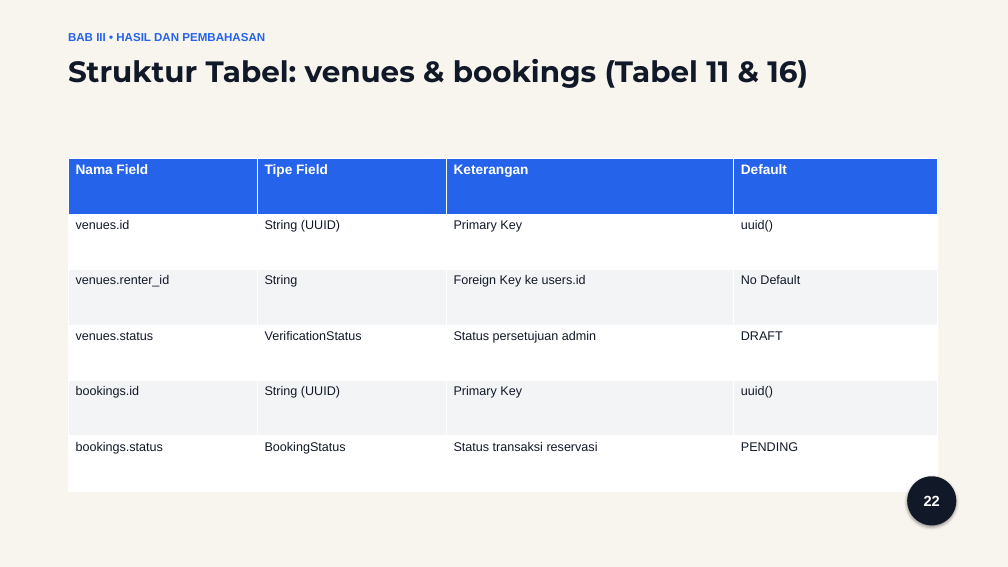
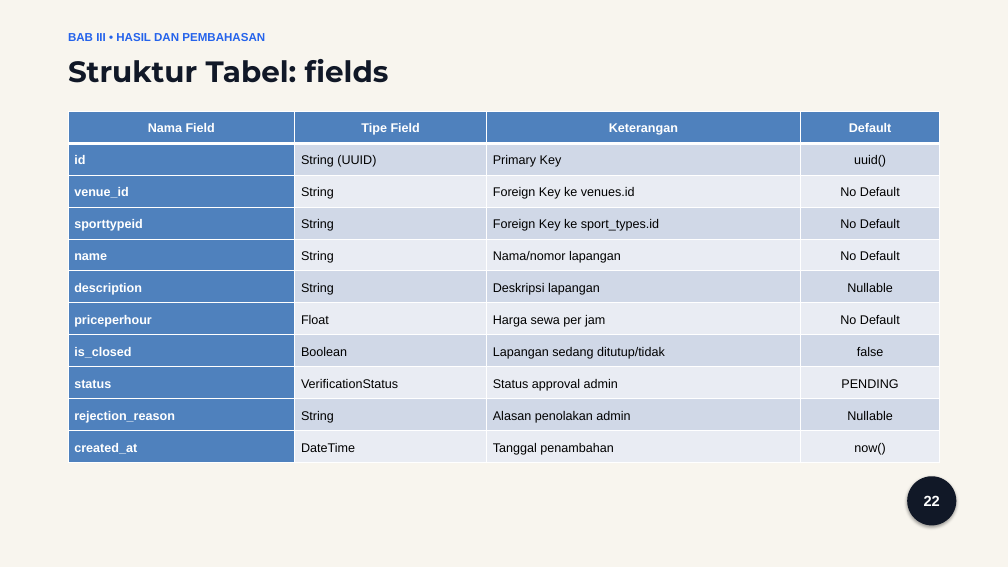
Before and after one commit to ztzrk/fieldmax, a slide deck: slide 22 of obsidian/Fieldmax/Presentasi_Seminar_Hasil_FieldMax.pptx. Drawn at 1008x567 pixels with LibreOffice and Linux fonts; fonts in the diff are those of the drawing. Boxes give left, top, right and bottom in pixels: in the first picture for what was removed or moved away, otherwise in the second. Text is boxed around its words. In the diff, an @@ line names an element or a change of style, - is before the commit and + after.

```diff
--- a/obsidian/Fieldmax/Presentasi_Seminar_Hasil_FieldMax.pptx
+++ b/obsidian/Fieldmax/Presentasi_Seminar_Hasil_FieldMax.pptx
@@ text at [68, 59, 389, 83]: text changed @@
-Struktur Tabel: venues & bookings (Tabel 11 & 16)
+Struktur Tabel: fields
@@ table at [68, 111, 941, 463] @@
-row 2: venues.id | String (UUID) | Primary Key | uuid()
-row 3: venues.renter_id | String | Foreign Key ke users.id | No Default
-row 4: venues.status | VerificationStatus | Status persetujuan admin | DRAFT
-row 5: bookings.id | String (UUID) | Primary Key | uuid()
-row 6: bookings.status | BookingStatus | Status transaksi reservasi | PENDING
+row 2: id | String (UUID) | Primary Key | uuid()
+row 3: venue_id | String | Foreign Key ke venues.id | No Default
+row 4: sporttypeid | String | Foreign Key ke sport_types.id | No Default
+row 5: name | String | Nama/nomor lapangan | No Default
+row 6: description | String | Deskripsi lapangan | Nullable
+row 7: priceperhour | Float | Harga sewa per jam | No Default
+row 8: is_closed | Boolean | Lapangan sedang ditutup/tidak | false
+row 9: status | VerificationStatus | Status approval admin | PENDING
+row 10: rejection_reason | String | Alasan penolakan admin | Nullable
+row 11: created_at | DateTime | Tanggal penambahan | now()
@@ table: place and size @@
-table at [68, 159, 938, 492]
+table at [68, 111, 941, 463]
```
Also in this commit, not shown: 14 other slides changed, 1 slide removed, 27 other files.
